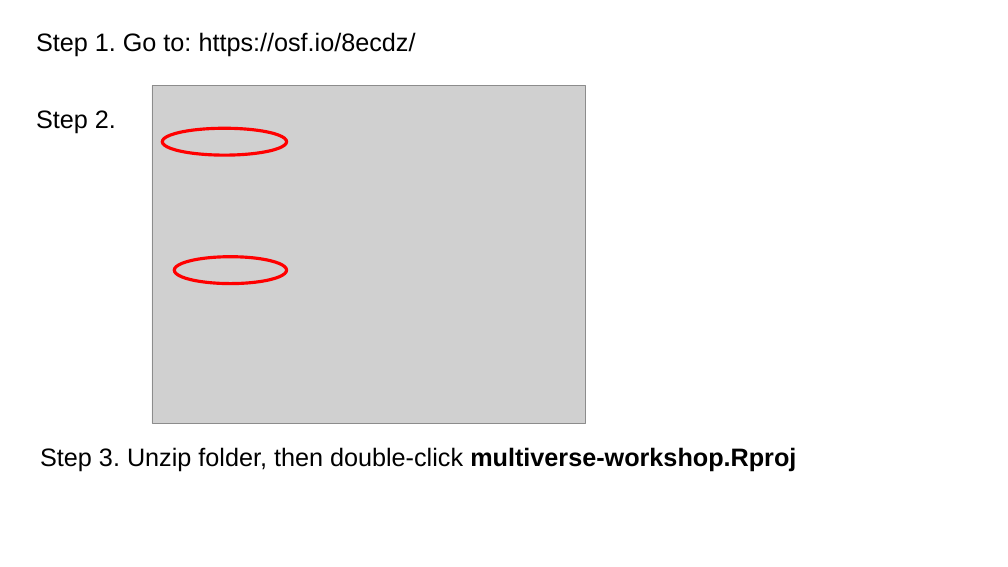
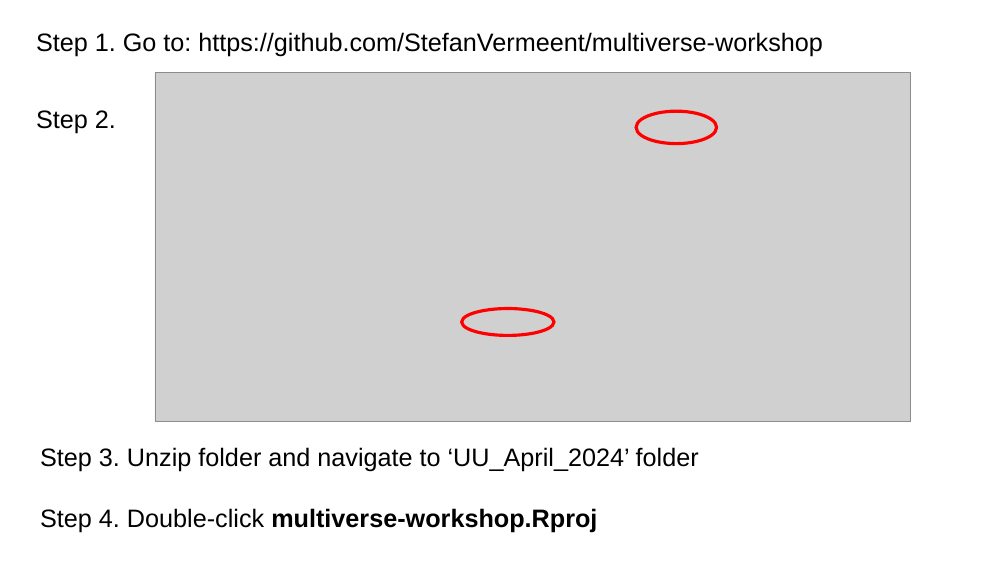
Before and after one commit to StefanVermeent/multiverse-workshop, a slide deck: slide 14 of UU_april_2024/intro-to-multiverse.pptx. Drawn at 1008x567 pixels with LibreOffice and Linux fonts; fonts in the diff are those of the drawing; grey boxes stand for pictures. Boxes give left, top, right and bottom in pixels: in the first picture for what was removed or moved away, otherwise in the second. Text is boxed around its words. In the diff, an @@ line names an element or a change of style, - is before the commit and + after.

Commit message:
Add folder for Mainz workshop

```diff
--- a/UU_april_2024/intro-to-multiverse.pptx
+++ b/UU_april_2024/intro-to-multiverse.pptx
@@ text at (36,32,823,57): text changed @@
-Step 1. Go to: https://osf.io/8ecdz/
+Step 1. Go to: https://github.com/StefanVermeent/multiverse-workshop
@@ picture: place and size @@
-picture at (152,85,585,423)
+picture at (155,73,910,421)
@@ ellipse: place and size @@
-ellipse at (163,129,287,156)
+ellipse at (636,111,716,144)
@@ ellipse: place and size @@
-ellipse at (175,257,287,284)
+ellipse at (462,309,554,336)
@@ text at (40,447,699,532): text changed @@
-Step 3. Unzip folder, then double-click multiverse-workshop.Rproj
+Step 3. Unzip folder and navigate to ‘UU_April_2024’ folder
+Step 4. Double-click multiverse-workshop.Rproj
```
Also in this commit, not shown: 1 other slide changed, 8 other files.
